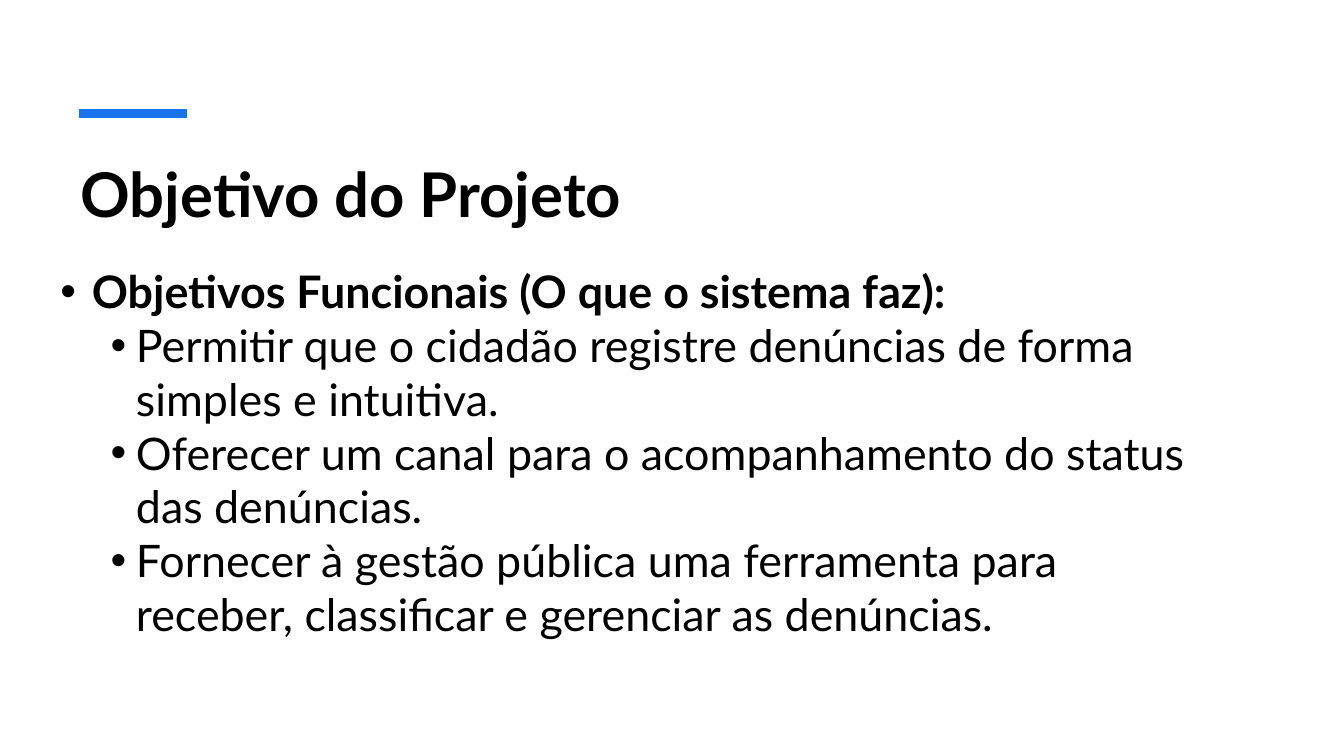
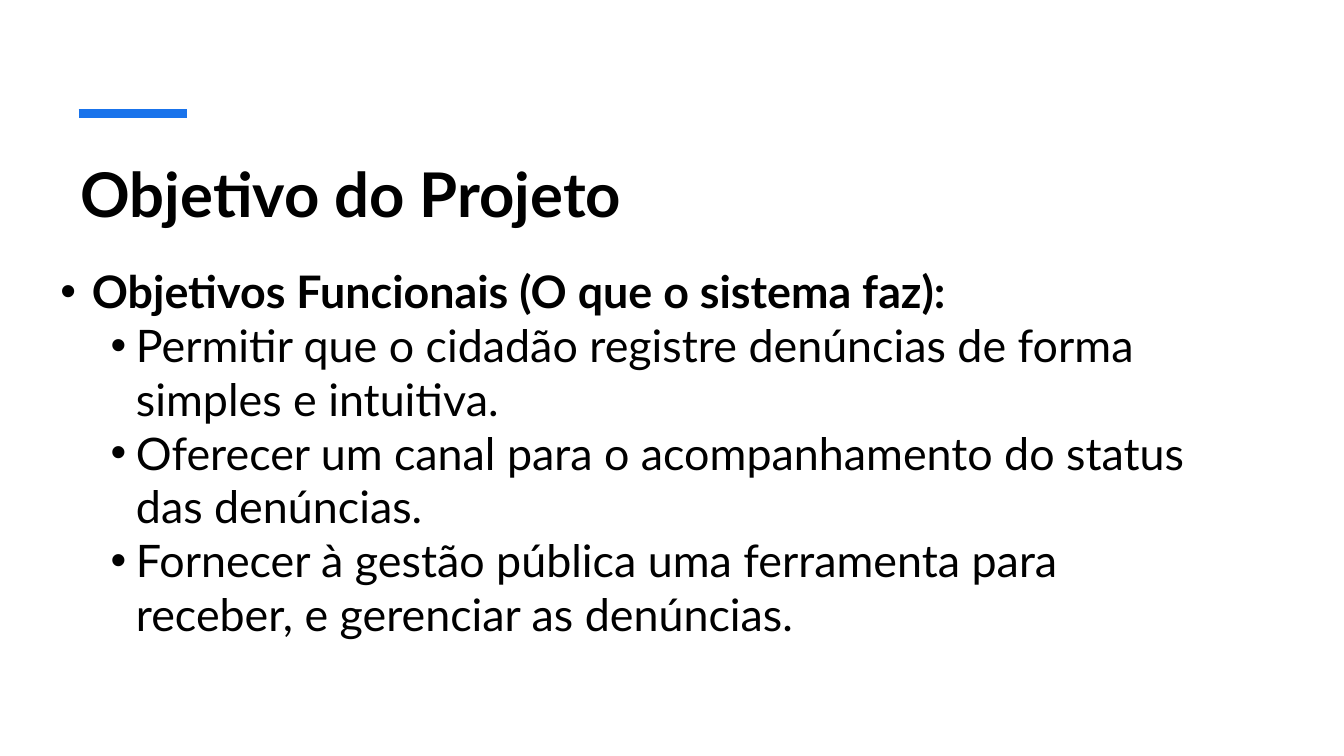
Before and after one commit to RRomano00/Fala-Cidade, a slide deck: slide 5 of Documentação/Fala-Cidade_Apresentacao.pptx. Drawn at 1344x756 pixels with LibreOffice and Linux fonts; fonts in the diff are those of the drawing; background and template pictures are left out. Boxes give left, top, right and bottom in pixels: in the first picture for what was removed or moved away, otherwise in the second. Text is boxed around its words. In the diff, an @@ line names an element or a change of style, - is before the commit and + after.

```diff
--- a/Documentação/Fala-Cidade_Apresentacao.pptx
+++ b/Documentação/Fala-Cidade_Apresentacao.pptx
@@ text at (136, 544, 1058, 640): text changed @@
-    • Fornecer à gestão pública uma ferramenta para receber, classificar e gerenciar as denúncias.
+    • Fornecer à gestão pública uma ferramenta para receber, e gerenciar as denúncias.
```
Also in this commit, not shown: 3 other slides changed, 2 slides added, 2 other files.
